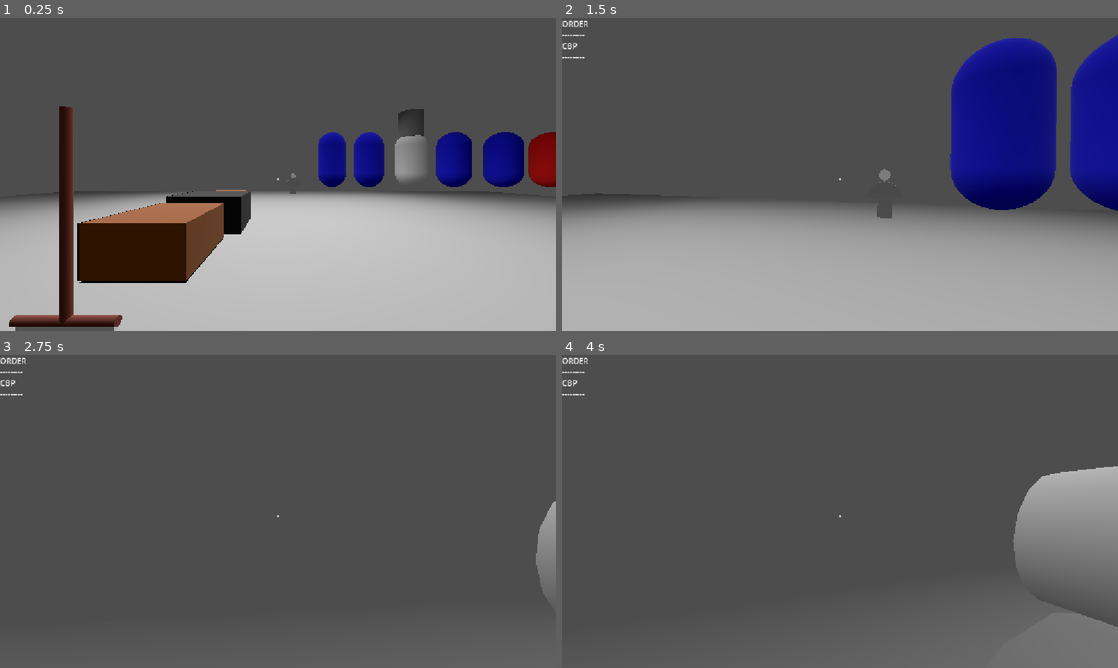
Above: before the commit, frames 1-4 (two rows, left to right).
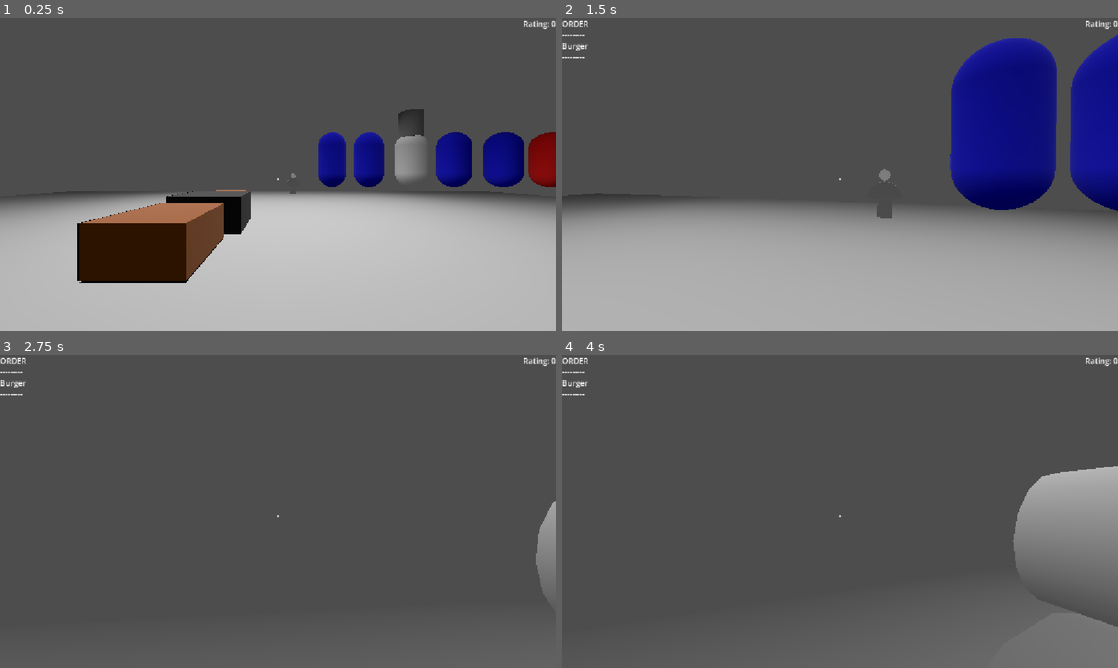
Above: after the commit, the same moments.

Repository: AlexLietha/Slacker
Game: Godot game, scene res://Scenes/test.tscn
The game is run twice, just before and just after one commit, with the same random seed, the same clock (stepped at 60 frames per second) and the same inputs. The project has no main scene, so this scene is started directly.
Inputs (mouse positions are in pixels of both pictures, inside the frame that each line leads up to):
- Up to frame 1 (0.25 s): no input
- Up to frame 2 (1.5 s): tap Enter (ui_accept) at 0.5, 0.77 s; move the mouse to (867, 174) at 0.52 s; hold W (moveForward) from 0.53 s (still down); right-click (867, 174) at 0.6 s; move the mouse to (812, 174) at 1.27 s; tap E (interact) at 1.35 s
- Up to frame 3 (2.75 s): keep holding W (moveForward); tap Enter (ui_accept) at 1.52 s; move the mouse to (289, 505) at 2.02 s; tap ` (reassignRoles) at 2.1 s
- Up to frame 4 (4 s): keep holding W (moveForward); tap Enter (ui_accept) at 2.75, 3.02, 3.5, 3.77 s; move the mouse to (834, 517) at 2.77 s; right-click (834, 517) at 2.85 s; move the mouse to (878, 514) at 3.52 s; tap E (interact) at 3.6 s

The runs differ from the first frame. In frame 1, 2.8% of the frame differs, in the area x 1-100%, y 0-100%; in frame 2, 0.1%; in frame 3, 0.1%; in frame 4, 0.1%.

Commit message:
customer satisfcation rating

Diff:
--- a/slacker/Orders & Tasks/Orders/Burger.tres
+++ b/slacker/Orders & Tasks/Orders/Burger.tres
@@ -4,5 +4,5 @@
 
 [resource]
 script = ExtResource("2_ncbr0")
-ingredients = "CBP"
+ingredients = "Burger"
 metadata/_custom_type_script = "uid://cxfkcjplx3xal"
--- a/slacker/Scenes/Grabbable Objects/burger_patty.tscn
+++ b/slacker/Scenes/Grabbable Objects/burger_patty.tscn
@@ -37,7 +37,7 @@
 
 [node name="BurgerPatty" unique_id=844689755 node_paths=PackedStringArray("model") instance=ExtResource("1_1adxn")]
 script = ExtResource("2_uqmxb")
-ingredientName = "RBP"
+ingredientName = "Burger"
 model = NodePath("CSGCylinder3D")
 
 [node name="IDComponent" parent="." index="2" unique_id=1670629019]
--- a/slacker/Scenes/player.tscn
+++ b/slacker/Scenes/player.tscn
@@ -3,6 +3,7 @@
 [ext_resource type="Script" uid="uid://j5kxh4tou35y" path="res://Scripts/interaction.gd" id="1_3vyb7"]
 [ext_resource type="Script" uid="uid://dqpaw7ty68pbe" path="res://Scripts/playerMovement.gd" id="1_g2els"]
 [ext_resource type="Script" uid="uid://3i2b3c7mfewl" path="res://Scripts/Orders/UI/order_list.gd" id="3_6t5aa"]
+[ext_resource type="Script" uid="uid://dxlxaqlecxydr" path="res://Scripts/Orders/UI/CustomerSatisfactionUI.gd" id="4_vgqql"]
 
 [sub_resource type="BoxShape3D" id="BoxShape3D_7jh4o"]
 size = Vector3(0.6, 1, 0.15)
@@ -49,5 +50,15 @@
 size_flags_horizontal = 3
 script = ExtResource("3_6t5aa")
 
+[node name="Label" type="Label" parent="UI" unique_id=1266910109]
+anchors_preset = 1
+anchor_left = 1.0
+anchor_right = 1.0
+offset_left = -40.0
+offset_bottom = 23.0
+grow_horizontal = 0
+text = "Rating: 0"
+script = ExtResource("4_vgqql")
+
 [node name="GrabbedObjectPosition" type="Node3D" parent="." unique_id=1229670346]
 transform = Transform3D(1, 0, 0, 0, 1, 0, 0, 0, 1, 0, 0.46514714, -0.45139253)
--- a/slacker/Scenes/test.tscn
+++ b/slacker/Scenes/test.tscn
@@ -69,4 +69,4 @@
 transform = Transform3D(-1, 0, -1.509958e-07, 0, 1, 0, 1.509958e-07, 0, -1, 1.9732661, 0.34267235, -7.483193)
 
 [node name="Broom2" parent="." unique_id=1768105010 instance=ExtResource("9_2cgwh")]
-transform = Transform3D(1, 0, 0, 0, 1, 0, 0, 0, 1, -1.0911354, 0, -1.0531983)
+transform = Transform3D(1, 0, 0, 0, 1, 0, 0, 0, 1, -2.0358286, 0, -1.0531983)
--- /dev/null
+++ b/slacker/Scripts/Orders/CustomerSatisfactionManager.gd
@@ -0,0 +1,16 @@
+extends Node
+class_name SatisfactionManager
+
+var score : float = 0
+var ordersCompleted : int = 0
+
+func _ready() -> void:
+	OrderManager.CompletedOrder.connect(UpdateScore)
+
+
+func UpdateScore(order : Order) -> void:
+		ordersCompleted += 1
+		score += order.GetScore()
+
+func GetScore() -> float:
+	return score / ordersCompleted
--- a/slacker/Scripts/Orders/Order.gd
+++ b/slacker/Scripts/Orders/Order.gd
@@ -4,6 +4,7 @@
 
 var orderID: int
 var entres: Entree
+var score: int = 0
 
 func SetEntree(entree : Entree) -> void:
 	entres = entree
@@ -16,3 +17,9 @@
 
 func GetOrderID() -> int:
 	return orderID
+
+func SetScore(_score :int) -> void:
+	score = _score
+
+func GetScore() -> int:
+	return score
--- /dev/null
+++ b/slacker/Scripts/Orders/UI/CustomerSatisfactionUI.gd
@@ -0,0 +1,10 @@
+extends Label
+
+
+# Called when the node enters the scene tree for the first time.
+func _ready() -> void:
+	OrderManager.CompletedOrder.connect(Update)
+
+
+func Update(_order : Order) -> void:
+	text = "Rating: " + str(int(CustomerSatisfactionManager.GetScore()))
--- a/slacker/Scripts/Orders/ingredient.gd
+++ b/slacker/Scripts/Orders/ingredient.gd
@@ -4,6 +4,8 @@
 
 var quality := 100
 @export var ingredientName : String = "Ingredient"
+
+var cooked : bool = false
 
 var cooking = false
 
@@ -12,8 +14,9 @@
 
 func GetName() -> String:
 	return ingredientName
-func SetName(name : String) -> void:
-	ingredientName = name
+
+func SetName(_name : String) -> void:
+	ingredientName = _name
 
 func Grab(grabber : Player):
 	super(grabber)
@@ -25,6 +28,6 @@
 		await get_tree().create_timer(10).timeout
 		if cooking:
 			model.material.albedo_color = Color(0.293, 0.18, 0.146, 1.0)
-			SetName("CBP")
+			cooked = true
 		else:
 			return
--- a/slacker/Scripts/Orders/order_manager.gd
+++ b/slacker/Scripts/Orders/order_manager.gd
@@ -47,6 +47,8 @@
 
 	for order : Order in activeOrders:
 		if order.GetEntree().GetName() == plateEntree.GetName():
+			if plateEntree.cooked:
+				order.SetScore(100)
 			print("Completed Order")
 			CompletedOrder.emit(order)
 
@@ -54,4 +56,3 @@
 			completedOrders.append(order)
 			return true
 	return false
-	pass
--- a/slacker/Scripts/grill.gd
+++ b/slacker/Scripts/grill.gd
@@ -6,7 +6,7 @@
 
 @export var model: CSGBox3D
 
-@export var itemName := "RBP"
+@export var itemName := "Burger"
 
 # Called when the node enters the scene tree for the first time.
 func _ready() -> void:
--- a/slacker/Scripts/player_controller.gd
+++ b/slacker/Scripts/player_controller.gd
@@ -19,7 +19,7 @@
 	add_to_group("players")
 	Input.mouse_mode = Input.MOUSE_MODE_CAPTURED
 
-func _physics_process(delta: float) -> void:
+func _physics_process(_delta: float) -> void:
 	if role == "Manager":
 		hat.show()
 		var material = StandardMaterial3D.new()
--- a/slacker/project.godot
+++ b/slacker/project.godot
@@ -20,6 +20,7 @@
 OrderSpawner="*uid://bw2xmgt2xt2a2"
 Lobby="*uid://ds1bxgm00myy7"
 GameManager="*uid://dku586hv4gr23"
+CustomerSatisfactionManager="*uid://dpeslsidvkfva"
 
 [display]
 
Not shown, added: slacker/Scripts/Orders/CustomerSatisfactionManager.gd.uid
Not shown, added: slacker/Scripts/Orders/UI/CustomerSatisfactionUI.gd.uid
